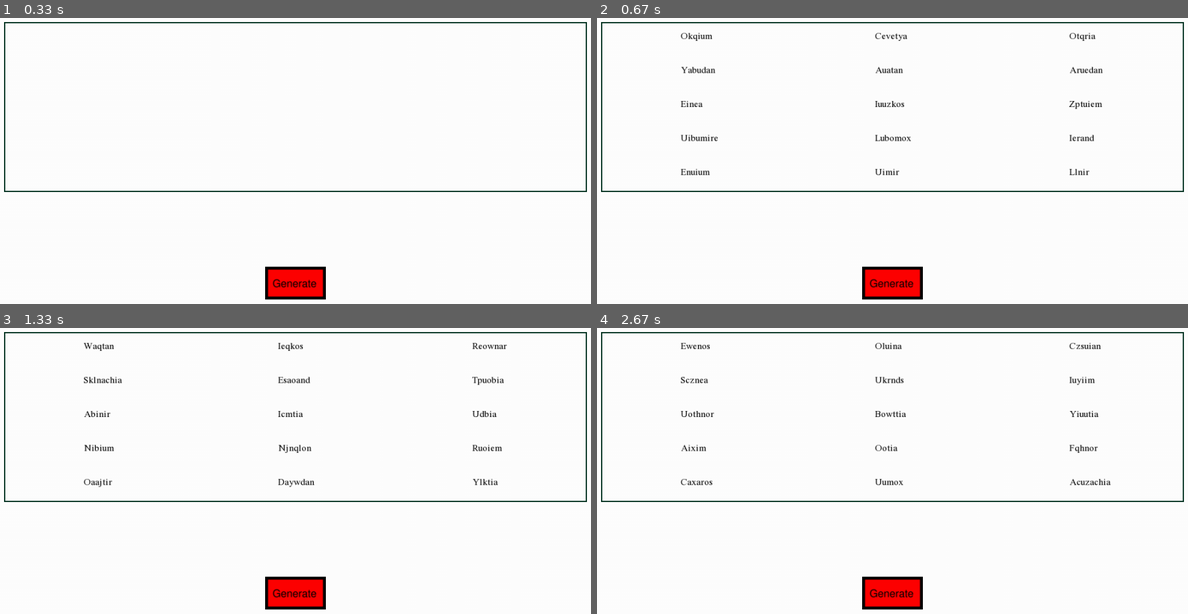
Above: before the commit, frames 1-4 (two rows, left to right).
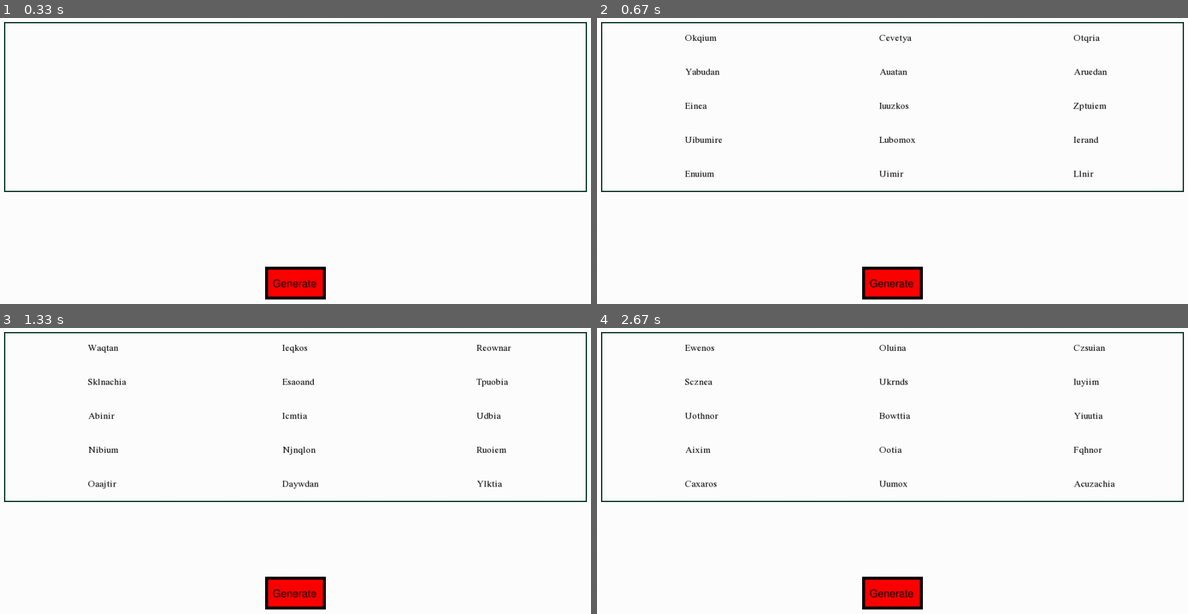
Above: after the commit, the same moments.

Repository: OsmiumCoder/Capital-and-City-Name-Generator
Game: pygame game, started from Fantasy Name Generator.pyw
Same seed, same stepped clock (60 frames per second), same inputs: the game is played once before the commit and once after it.
Inputs (mouse positions are in pixels of both pictures, inside the frame that each line leads up to):
- Up to frame 1 (0.33 s): no input
- Up to frame 2 (0.67 s): click (892, 283) at 0.38 s
- Up to frame 3 (1.33 s): click (295, 593) at 0.72 s
- Up to frame 4 (2.67 s): click (862, 596) at 2.55 s

Frame 1 is identical in both runs. In frame 2, 1.4% of the frame differs, in the area x 14-87%, y 5-56%; in frame 3, 1.5%, in the area x 14-87%, y 5-57%; in frame 4, 1.4%.

Commit message:
fully commented name class

Diff:
--- a/functionals/objects/name.py
+++ b/functionals/objects/name.py
@@ -63,14 +63,18 @@
         None
 
         """
+        # calculate the distance between each name in both X and Y planes
+        name_width_position = self.name_box.width / 3
         name_height_position = self.name_box.height / 5
-        name_width_position = self.name_box.width / 3
 
+        # render the text into a Surface
         text_surface = self.font.render(self.name, True, (0, 0, 0))
-        text_rect = text_surface.get_rect()
-        text_x = self.column * name_width_position + text_rect.x + 20 + name_width_position / 3 + name_width_position / 13
-        text_y = self.row * name_height_position + text_rect.y + 20 + name_height_position / 5
 
+        # calculate the X and Y position for the text to be displayed
+        text_x = 20 + self.column * name_width_position + name_width_position / 3 + name_width_position / 10
+        text_y = 20 + self.row * name_height_position + name_height_position / 5 + name_height_position / 17
+
+        # draw the text to the screen at its calculated position
         self.screen.blit(text_surface, (text_x, text_y))
 
     def change_name(self, name):
